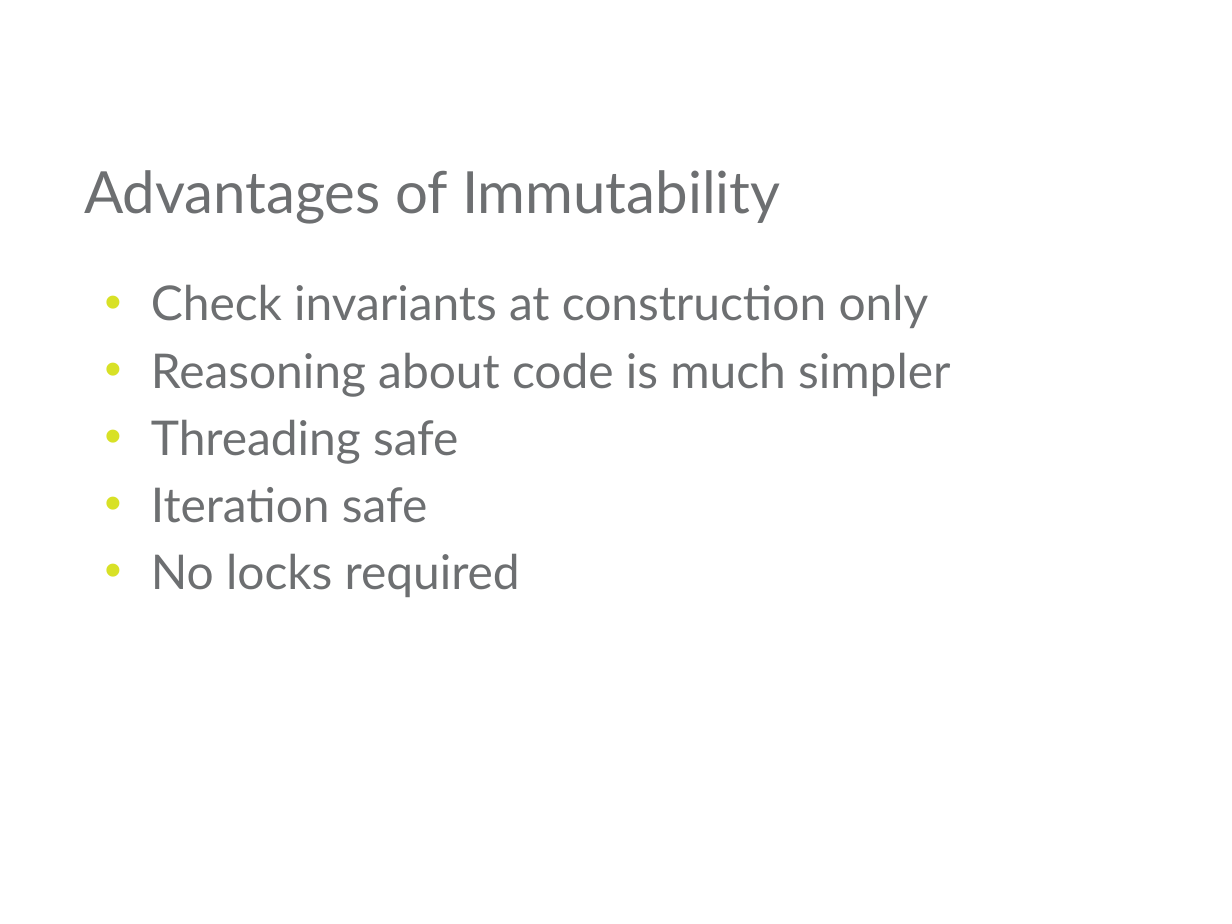
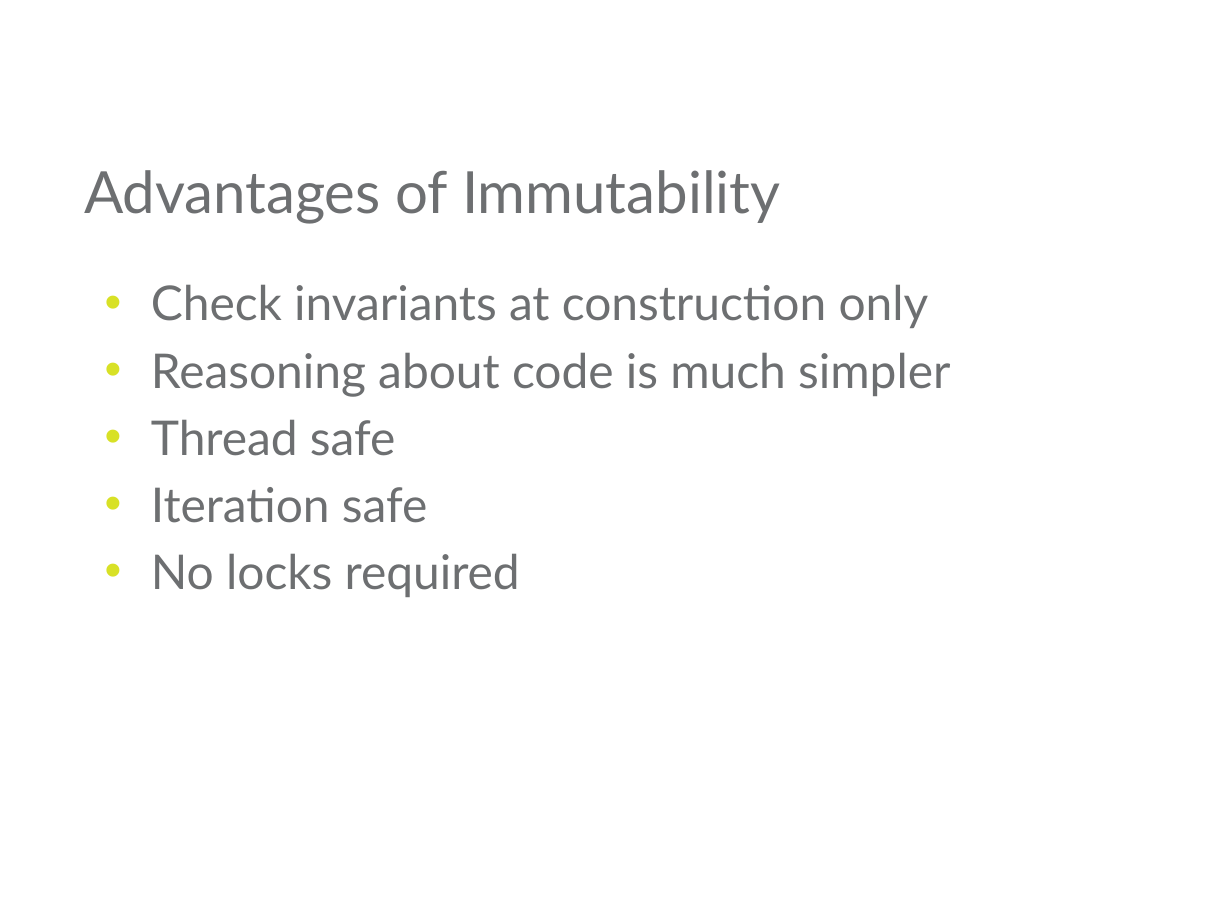
Before and after one commit to mjul/top-10-clojure-ndc-2011, a slide deck: slide 10 of Top Things to Learn From Clojure.pptx. Drawn at 1232x924 pixels with LibreOffice and Linux fonts; fonts in the diff are those of the drawing; background and template pictures are left out. Boxes give left, top, right and bottom in pixels: in the first picture for what was removed or moved away, otherwise in the second. Text is boxed around its words. In the diff, an @@ line names an element or a change of style, - is before the commit and + after.

```diff
--- a/Top Things to Learn From Clojure.pptx
+++ b/Top Things to Learn From Clojure.pptx
@@ text at (151,419,395,456): text changed @@
-• Threading safe
+• Thread safe
```
Also in this commit, not shown: 8 other slides changed, 2 other files.
